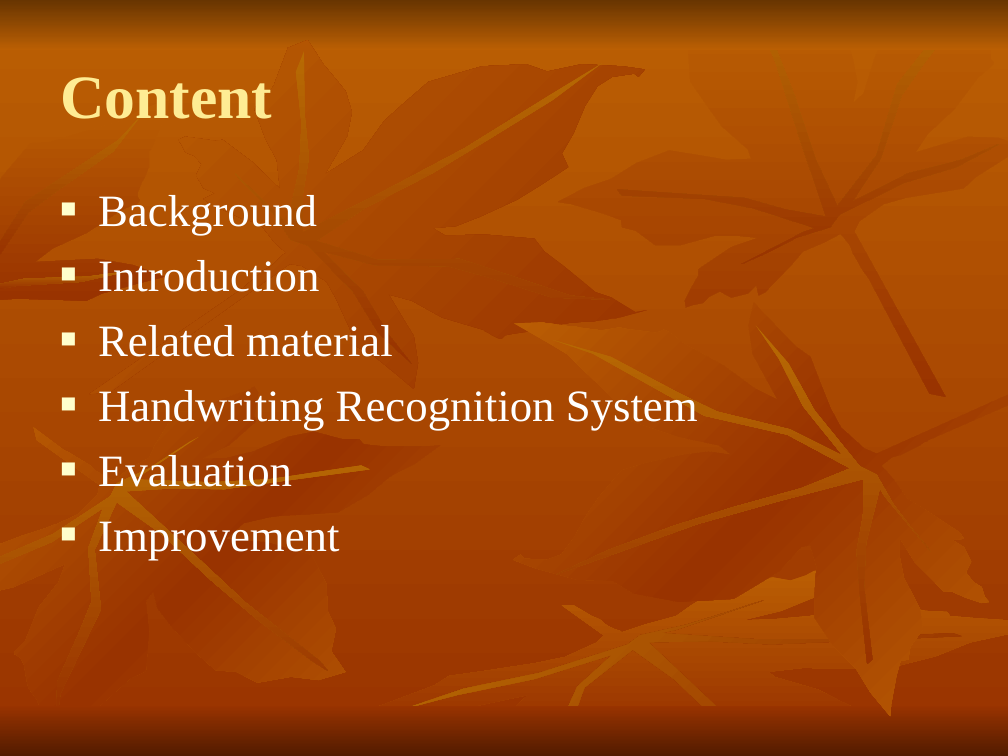
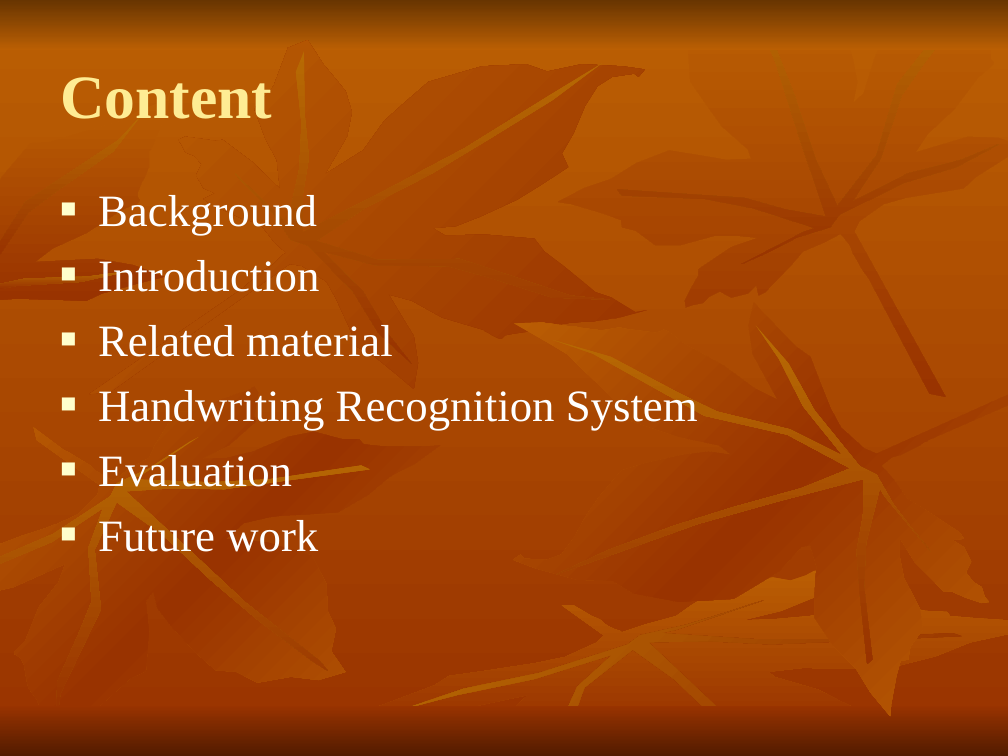
Before and after one commit to shaileshBhokare/honours, a slide deck: slide 2 of Dissertition/report/ranHonours Seminar.ppt. Drawn at 1008x756 pixels with LibreOffice and Linux fonts; fonts in the diff are those of the drawing. Boxes give left, top, right and bottom in pixels: in the first picture for what was removed or moved away, otherwise in the second. Text is boxed around its words. In the diff, an @@ line names an element or a change of style, - is before the commit and + after.

```diff
--- a/Dissertition/report/ranHonours Seminar.ppt
+++ b/Dissertition/report/ranHonours Seminar.ppt
@@ text at (98, 520, 318, 552): text changed @@
-■ Improvement
+■ Future work
```
Also in this commit, not shown: 9 other slides changed, 3 slides removed.
